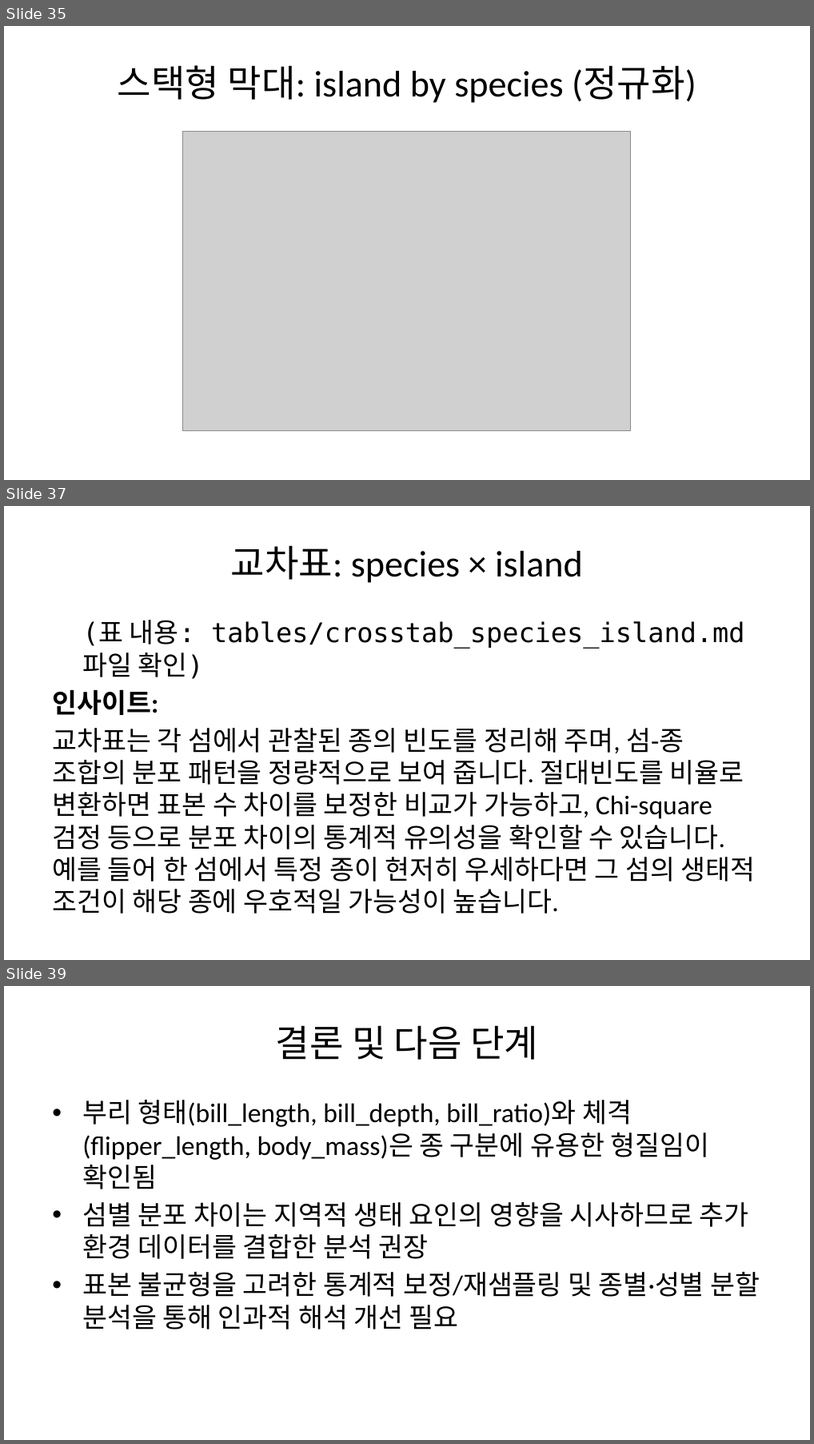
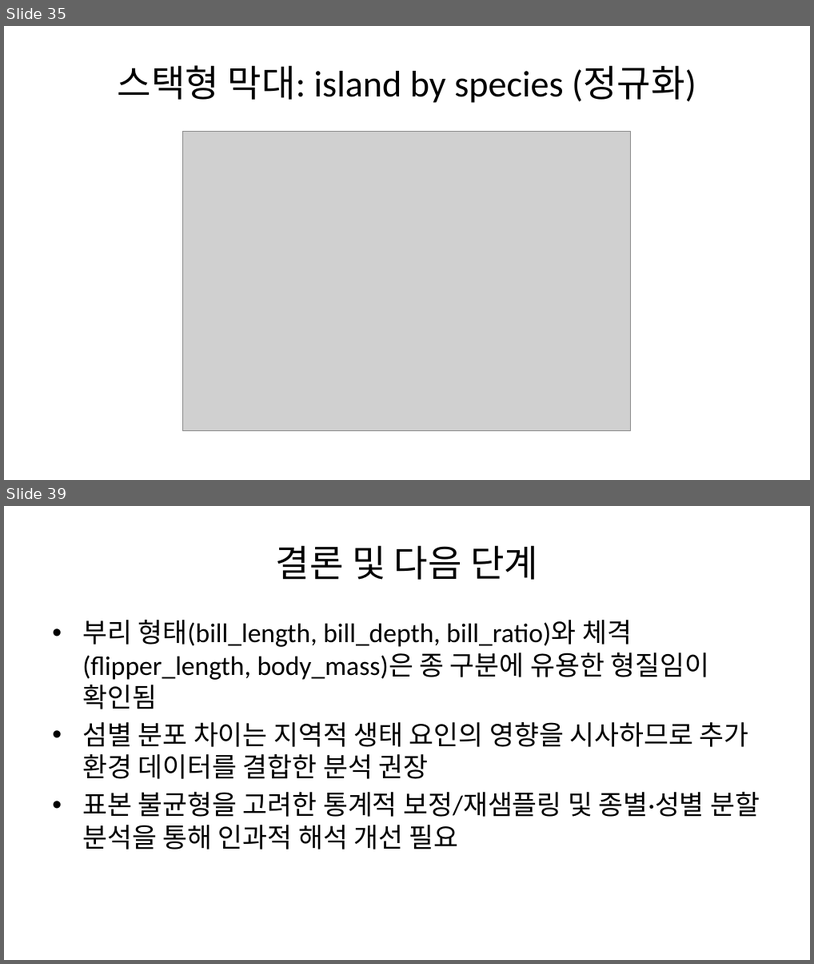
Before and after one commit to kimjuheyeon/icb_slide, a slide deck: penguins_slides.pptx. Shown one above the other, each under a label of ours: slides 35, 37 and 39 before the commit, slides 35 and 39 after it; the slides between them are not shown. The pictures are 814x1444 and 814x964 pixels, drawn with LibreOffice and Linux fonts; fonts in the diff are those of the drawing; grey boxes stand for pictures. Boxes give left, top, right and bottom in pixels: in the first picture for what was removed or moved away, otherwise in the second. Text is boxed around its words. In the diff, an @@ line names an element or a change of style, - is before the commit and + after.

```diff
--- a/penguins_slides.pptx
+++ b/penguins_slides.pptx
@@ slide 37 removed at (4,506,810,960), background #FFFFFF @@
@@ title removed at (231,545,583,583) @@
-교차표: species × island
@@ text removed at (52,620,756,913) @@
-(표 내용: tables/crosstab_species_island.md 파일 확인)
-인사이트:
-교차표는 각 섬에서 관찰된 종의 빈도를 정리해 주며, 섬-종 조합의 분포 패턴을 정량적으로 보여 줍니다. 절대빈도를 비율로 변환하면 표본 수 차이를 보정한 비교가 가능하고, Chi-square 검정 등으로 분포 차이의 통계적 유의성을 확인할 수 있습니다. 예를 들어 한 섬에서 특정 종이 현저히 우세하다면 그 섬의 생태적 조건이 해당 종에 우호적일 가능성이 높습니다.
```
Also in this commit, not shown: 16 slides changed, 2 slides added, 2 other slides removed, 1 other file.
